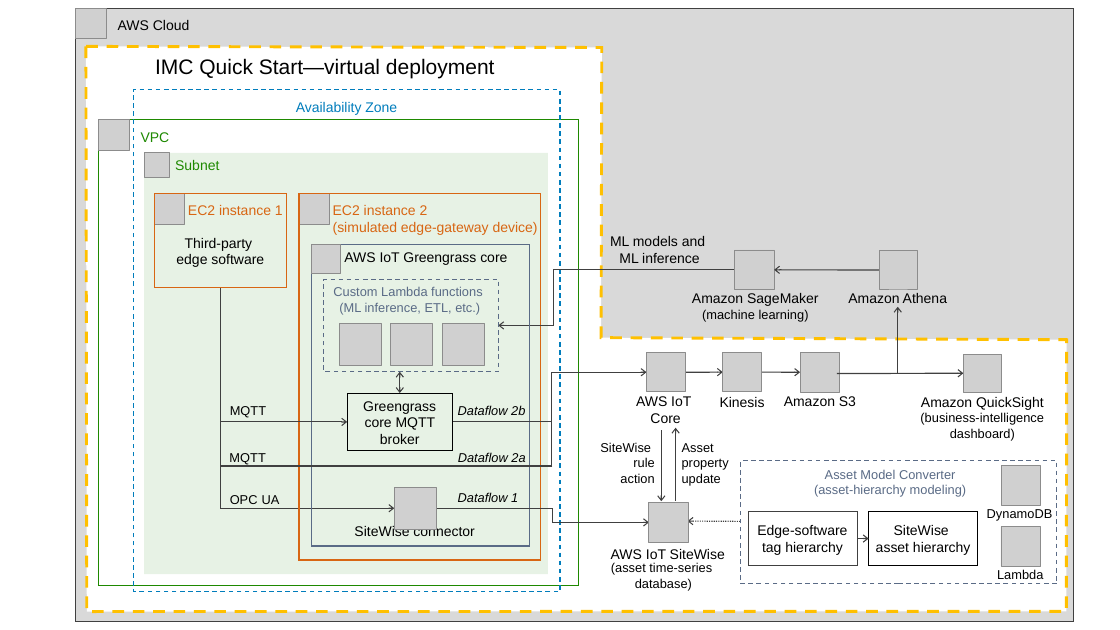
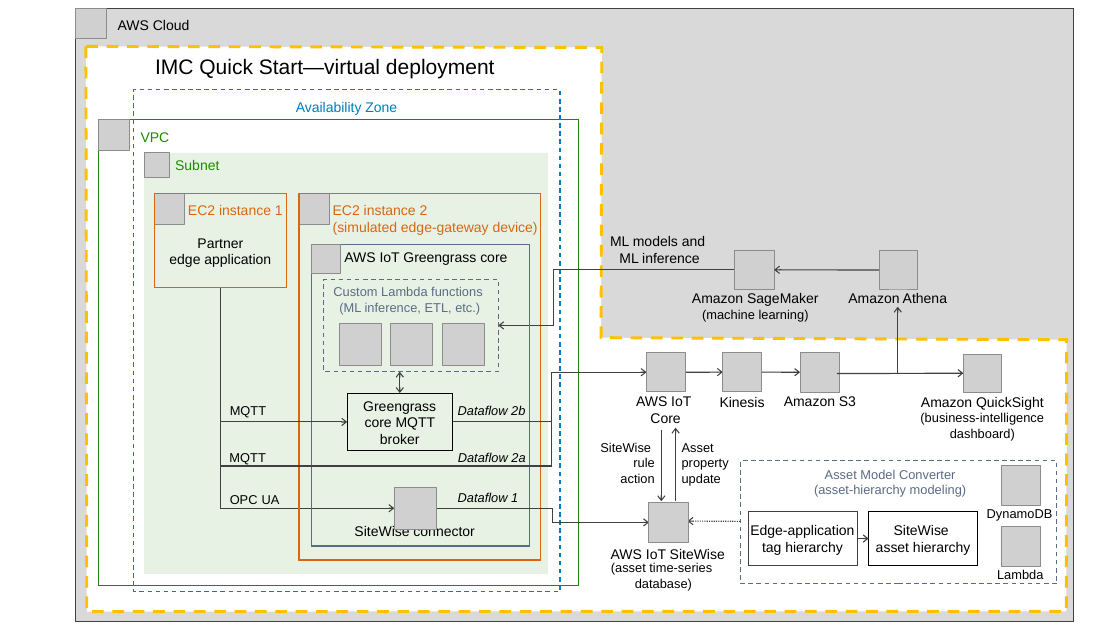
Before and after one commit to oyarushe/quickstart-aws-industrial-machine-connectivity, a slide deck: slide 1 of docs/images/IMC QS images.pptx. Drawn at 1120x630 pixels with LibreOffice and Linux fonts; fonts in the diff are those of the drawing; grey boxes stand for pictures. Boxes give left, top, right and bottom in pixels: in the first picture for what was removed or moved away, otherwise in the second. Text is boxed around its words. In the diff, an @@ line names an element or a change of style, - is before the commit and + after.

```diff
--- a/docs/images/IMC QS images.pptx
+++ b/docs/images/IMC QS images.pptx
@@ text at box(169, 238, 271, 267): text changed @@
-Third-party
-edge software
+Partner
+edge application
@@ text in rectangle at box(750, 525, 854, 555): text changed @@
-Edge-software
-tag hierarchy
+Edge-application
+tag hierarchy
```
Also in this commit, not shown: 3 other slides changed, 1 slide added, 10 other files.
